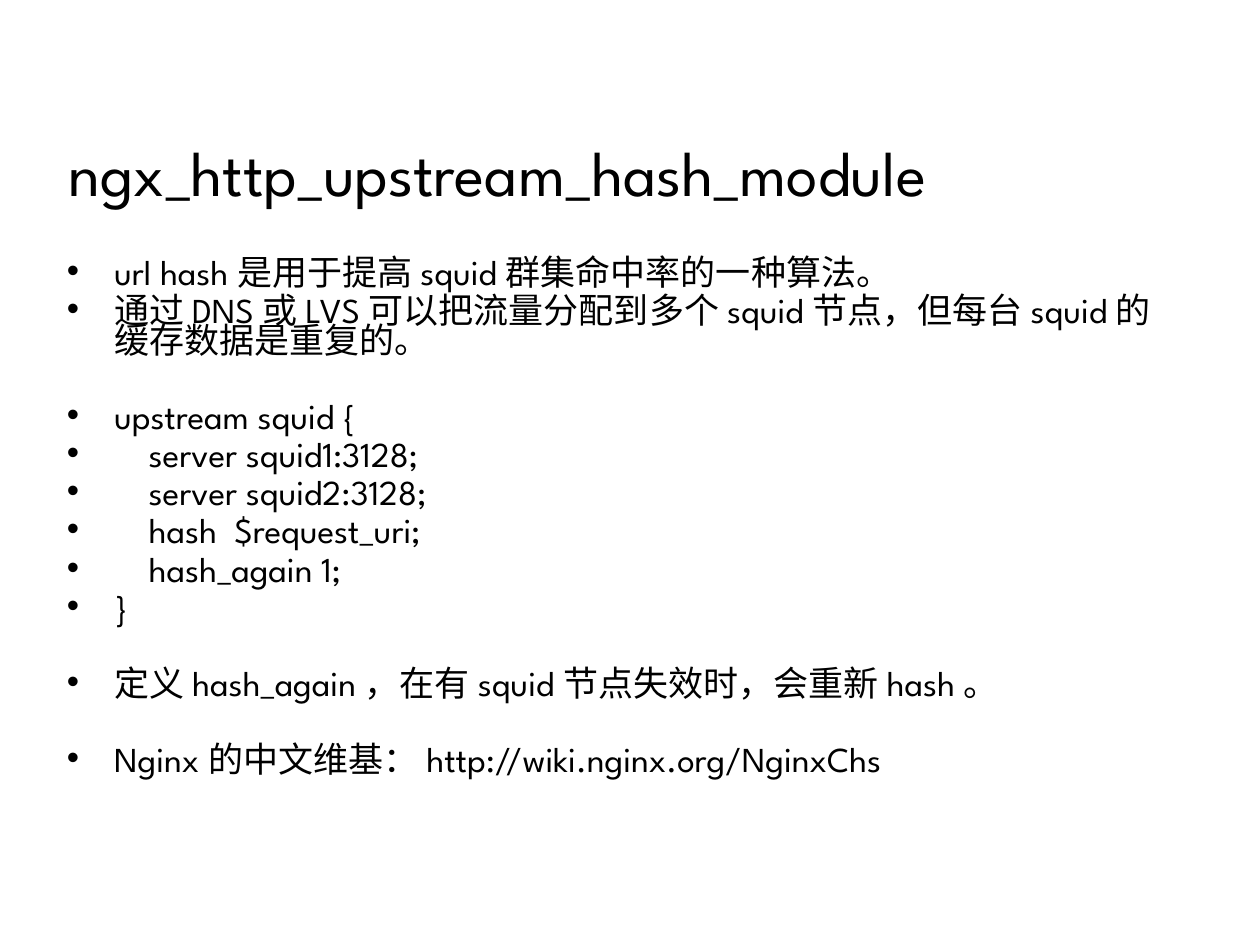
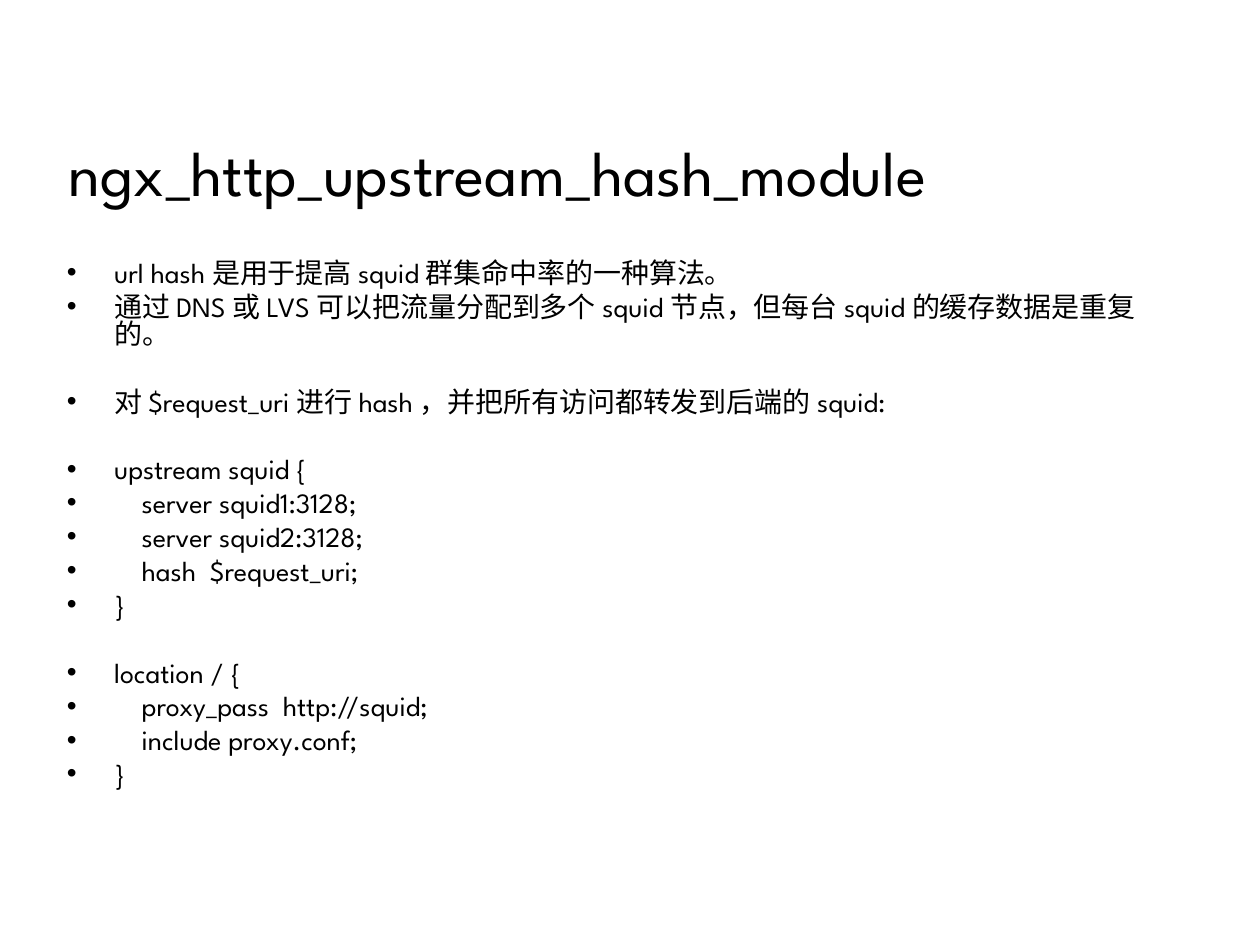
Before and after one commit to 7KjN3mHq/bluedata, a slide deck: slide 12 of system/01总览/架构/网站集群架构.ppt. Drawn at 1260x945 pixels with LibreOffice and Linux fonts; fonts in the diff are those of the drawing; background and template pictures are left out. Boxes give left, top, right and bottom in pixels: in the first picture for what was removed or moved away, otherwise in the second. Text is boxed around its words. In the diff, an @@ line names an element or a change of style, - is before the commit and + after.

```diff
--- a/system/01总览/架构/网站集群架构.ppt
+++ b/system/01总览/架构/网站集群架构.ppt
@@ text at bbox=[114, 259, 1135, 587]: size 20 to 16 pt in "url hash 是用于提高 squid 群集命中率的一种算法。", "通过 DNS 或 LVS 可以把流量分配到多个 squid 节点，但每台 ...", "upstream squid {", "server squid1:3128;" and 3 more places; line spacing 0.7 to 0.8; less space between paragraphs @@
@@ text at bbox=[114, 388, 885, 418]: paragraph added @@
+• 对 $request_uri 进行 hash ，并把所有访问都转发到后端的 squid:
@@ text at bbox=[149, 547, 341, 590]: paragraph removed @@
-• hash_again 1;
@@ text at bbox=[114, 663, 428, 756]: text changed; size 20 to 16 pt @@
-• 定义 hash_again ，在有 squid 节点失效时，会重新 hash 。
-• Nginx 的中文维基： http://wiki.nginx.org/NginxChs
+• location / {
+• proxy_pass http://squid;
+• include proxy.conf;
+• }
```
Also in this commit, not shown: 9 other slides changed, 4 slides added, 3 other files.
